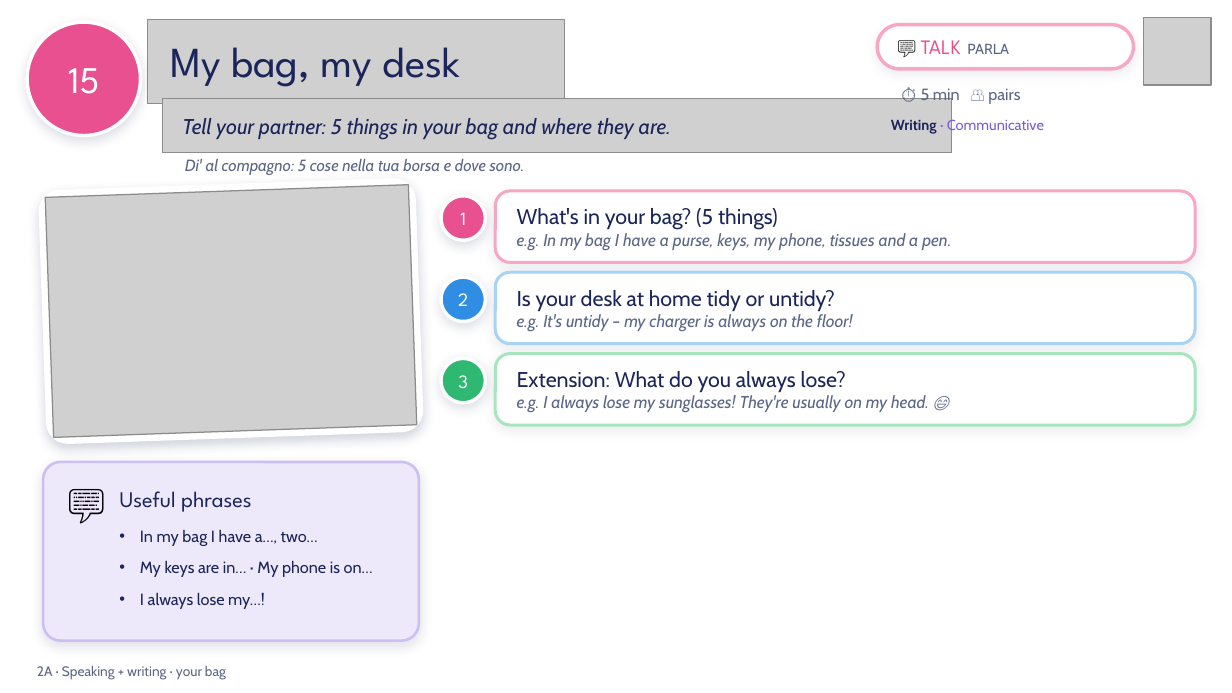
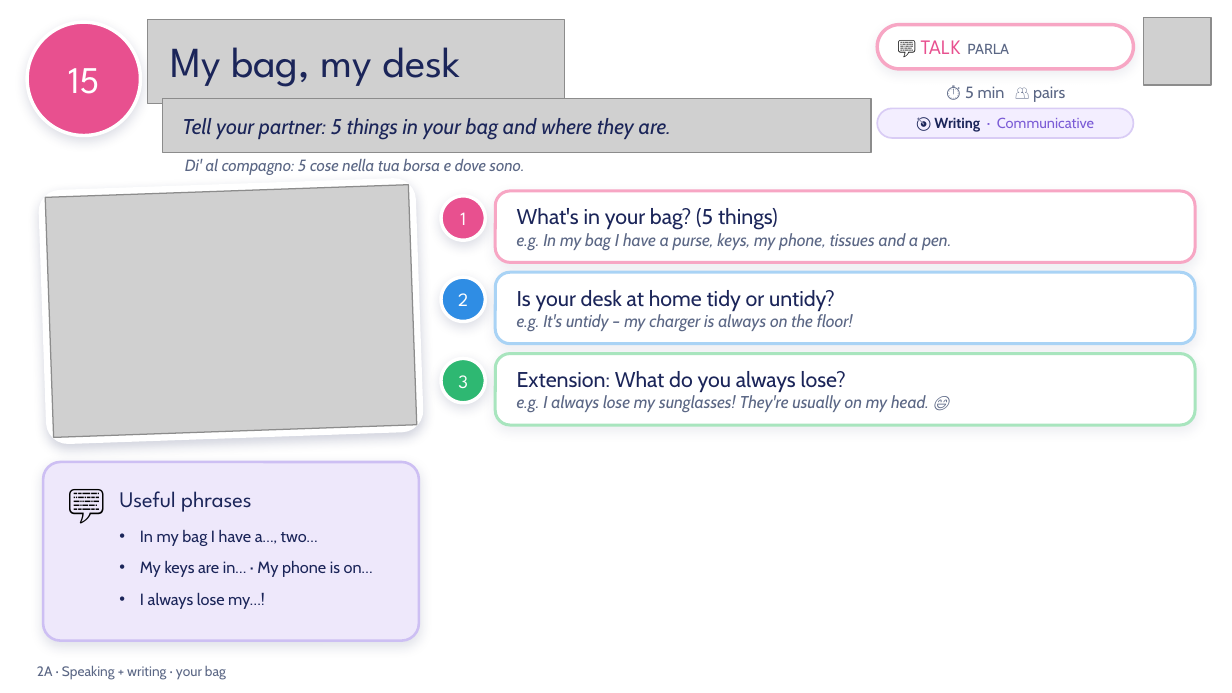
Before and after one commit to londonlanguageschool/Bagheria-, a slide deck: slide 15 of materials/EFE/EFE_2A_Tidy_or_untidy.pptx. Drawn at 1232x693 pixels with LibreOffice and Linux fonts; fonts in the diff are those of the drawing; grey boxes stand for pictures; background and template pictures are left out. Boxes give left, top, right and bottom in pixels: in the first picture for what was removed or moved away, otherwise in the second. Text is boxed around its words. In the diff, an @@ line names an element or a change of style, - is before the commit and + after.

```diff
--- a/materials/EFE/EFE_2A_Tidy_or_untidy.pptx
+++ b/materials/EFE/EFE_2A_Tidy_or_untidy.pptx
@@ text "⏱ 5 min 👥 pairs" moved from (x1=921, y1=86, x2=1020, y2=104) to (x1=965, y1=86, x2=1065, y2=102) @@
@@ text "⏱ 5 min 👥 pairs" at (x1=965, y1=86, x2=1065, y2=102): alignment left to centre @@
@@ picture resized from (x1=163, y1=99, x2=952, y2=153) to (x1=163, y1=99, x2=871, y2=153) @@
@@ rounded rectangle "🎯 Writing · Communicative" resized from (x1=891, y1=117, x2=1044, y2=134) to (x1=877, y1=108, x2=1133, y2=138) @@
@@ rounded rectangle "🎯 Writing · Communicative" at (x1=877, y1=108, x2=1133, y2=138): fill none to #F3EEFF; outline none to #D9CCF5 1 pt @@
@@ text in rounded rectangle at (x1=934, y1=117, x2=1094, y2=132): text changed @@
-Writing · Communicative
+🎯 Writing · Communicative
```
Also in this commit, not shown: 16 other slides changed, 1 other file.
